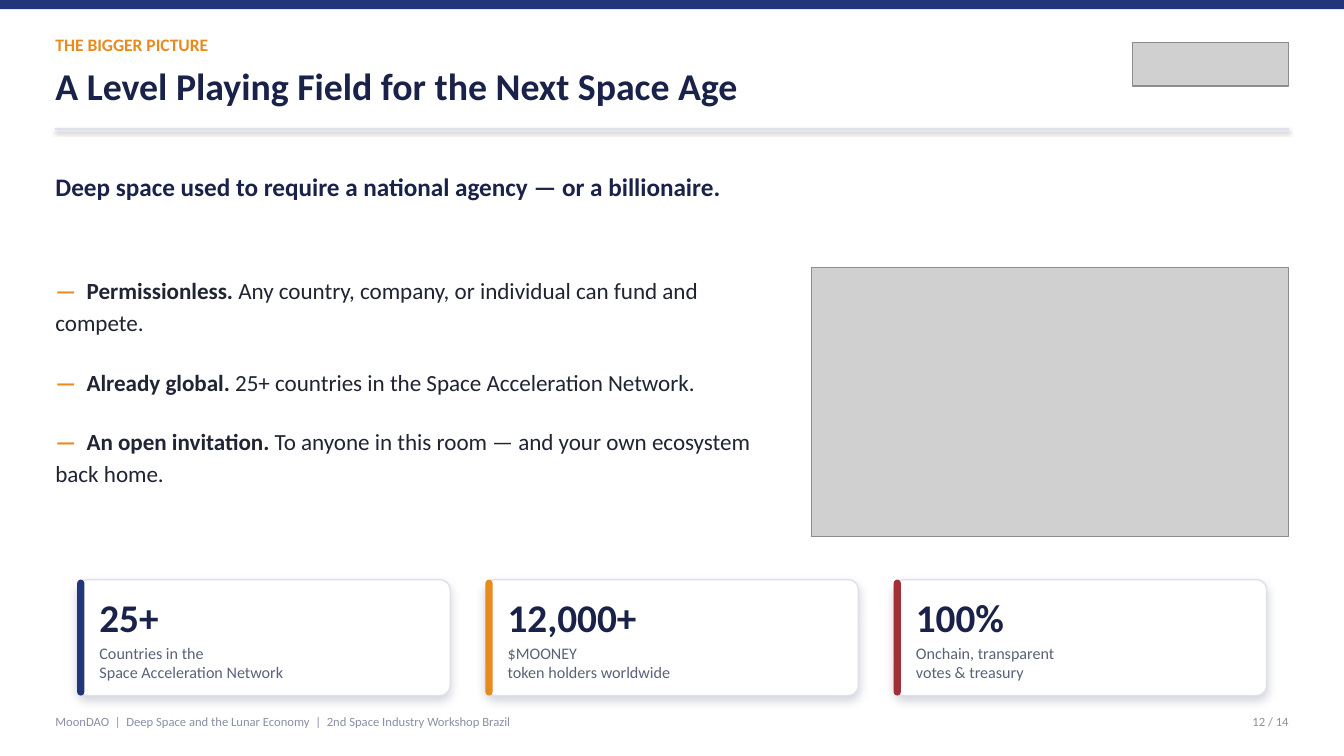
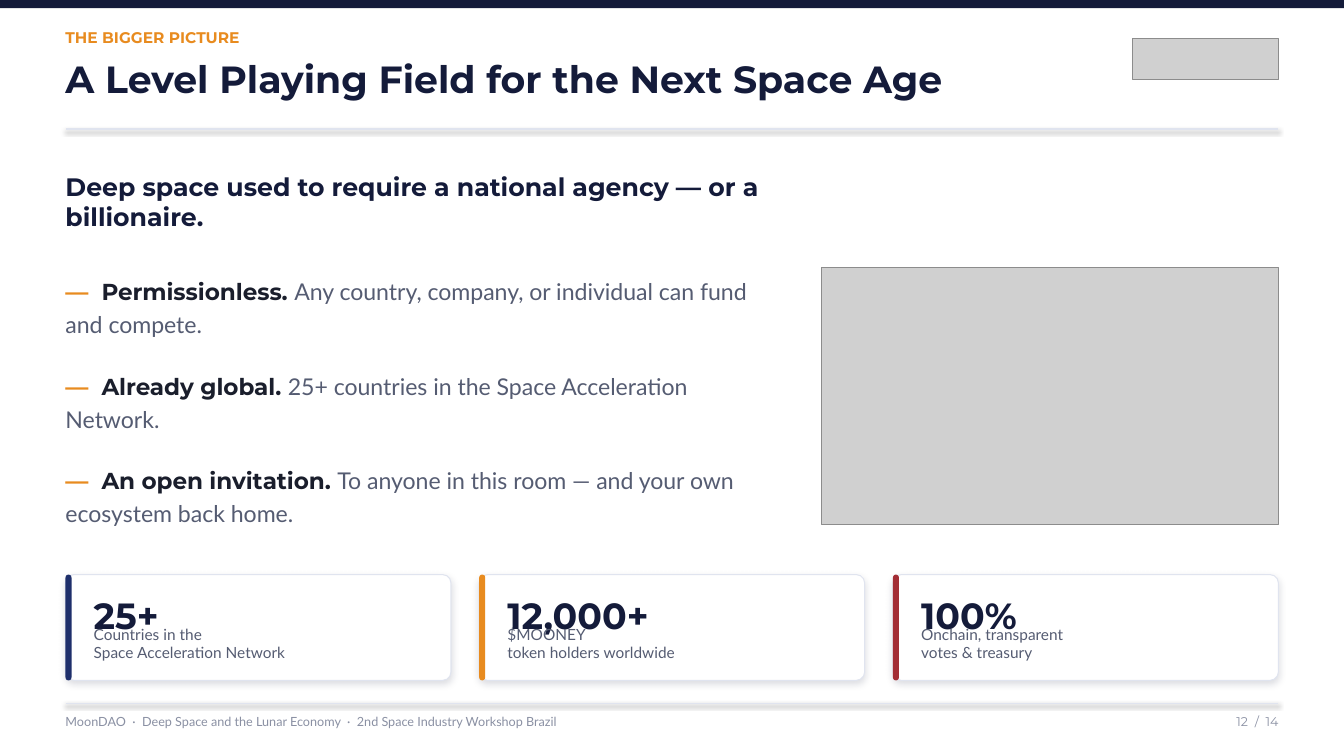
Before and after one commit to Official-MoonDao/MoonDAO, a slide deck: slide 12 of presentations/rio-innovation-week-2026/dist/MoonDAO_Rio_Innovation_Week.pptx. Drawn at 1344x756 pixels with LibreOffice and Linux fonts; fonts in the diff are those of the drawing; grey boxes stand for pictures. Boxes give left, top, right and bottom in pixels: in the first picture for what was removed or moved away, otherwise in the second. Text is boxed around its words. In the diff, an @@ line names an element or a change of style, - is before the commit and + after.

```diff
--- a/presentations/rio-innovation-week-2026/dist/MoonDAO_Rio_Innovation_Week.pptx
+++ b/presentations/rio-innovation-week-2026/dist/MoonDAO_Rio_Innovation_Week.pptx
@@ rectangle at (0, 0, 1344, 8): fill #22357A to #141B3A @@
@@ text "THE BIGGER PICTURE": place and size @@
-text "THE BIGGER PICTURE" at (55, 39, 208, 51)
+text "THE BIGGER PICTURE" at (65, 32, 240, 43)
@@ text "THE BIGGER PICTURE" at (65, 32, 240, 43): size 12.5 to 11 pt, font Calibri to Montserrat @@
@@ text "A Level Playing Field for ..." at (65, 63, 942, 101): font Calibri to Montserrat, text colour #1A224A to #141B3A @@
@@ text "A Level Playing Field for ...": place and size @@
-text "A Level Playing Field for ..." at (55, 73, 737, 107)
+text "A Level Playing Field for ..." at (65, 63, 942, 101)
@@ picture: place and size @@
-picture at (1132, 42, 1289, 86)
+picture at (1132, 38, 1278, 80)
@@ line moved from (55, 129) - (1289, 129) to (66, 129) - (1278, 129) @@
@@ line (66, 129) - (1278, 129): stroke #DDE1EC 1 pt to #E0E4EF 0.75 pt @@
@@ text "Deep space used to require ...": place and size @@
-text "Deep space used to require ..." at (55, 178, 720, 201)
+text "Deep space used to require ..." at (65, 176, 759, 227)
@@ text "Deep space used to require ..." at (65, 176, 759, 227): font Calibri to Montserrat, text colour #1A224A to #141B3A @@
@@ picture: place and size @@
-picture at (812, 267, 1289, 536)
+picture at (822, 267, 1278, 525)
@@ text "— Permissionless. Any country, company, ...": place and size @@
-text "— Permissionless. Any country, company, ..." at (55, 282, 750, 482)
+text "— Permissionless. Any country, company, ..." at (65, 282, 747, 526)
@@ text "— Permissionless. Any country, company, ..." at (65, 282, 747, 526): font Calibri to Montserrat in "— Permissionless.", "— Already global.", "— An open invitation."; font Calibri to Lato, text colour #202433 to #555C72 in "Any country, company, or individual can fund ...", "25+ countries in the Space Acceleration Network.", "To anyone in this room — and ..."; text colour #202433 to #1A1E2C in "Permissionless.", "Already global.", "An open invitation."; line spacing 1.15 to 1.2 @@
@@ outline #DDE1EC 1 pt to #E0E4EF 0.75 pt; proportions changed in 3 elements at (479, 575, 864, 681), (893, 575, 1278, 681), (66, 575, 451, 681) @@
@@ rounded rectangle: place and size @@
-rounded rectangle at (78, 580, 451, 696)
+rounded rectangle at (66, 575, 451, 681)
@@ rounded rectangle: place and size @@
-rounded rectangle at (78, 580, 85, 696)
+rounded rectangle at (66, 575, 72, 681)
@@ rounded rectangle at (66, 575, 72, 681): fill #22357A to #1E2F6B @@
@@ rounded rectangle: place and size @@
-rounded rectangle at (486, 580, 493, 696)
+rounded rectangle at (479, 575, 485, 681)
@@ rounded rectangle: place and size @@
-rounded rectangle at (486, 580, 859, 696)
+rounded rectangle at (479, 575, 864, 681)
@@ rounded rectangle: place and size @@
-rounded rectangle at (894, 580, 901, 696)
+rounded rectangle at (893, 575, 899, 681)
@@ rounded rectangle: place and size @@
-rounded rectangle at (894, 580, 1267, 696)
+rounded rectangle at (893, 575, 1278, 681)
@@ size 28 to 26 pt, font Calibri to Montserrat, text colour #1A224A to #141B3A in 3 elements at (507, 603, 648, 638), (94, 603, 159, 638), (921, 603, 1017, 638) @@
@@ text "Countries in the": place and size @@
-text "Countries in the" at (99, 648, 284, 681)
+text "Countries in the" at (94, 626, 285, 661)
@@ text "$MOONEY": place and size @@
-text "$MOONEY" at (508, 648, 670, 678)
+text "$MOONEY" at (507, 626, 675, 658)
@@ size 11.5 to 11 pt, font Calibri to Lato, text colour #5B6278 to #555C72 in 3 elements at (507, 626, 675, 658), (94, 626, 285, 661), (921, 626, 1063, 661) @@
@@ text "Onchain, transparent": place and size @@
-text "Onchain, transparent" at (916, 648, 1054, 681)
+text "Onchain, transparent" at (921, 626, 1063, 661)
@@ text at (65, 717, 556, 728): text changed; font Calibri to Lato @@
-MoonDAO | Deep Space and the Lunar Economy | 2nd Space Industry Workshop Brazil
+MoonDAO · Deep Space and the Lunar Economy · 2nd Space Industry Workshop Brazil
@@ line added from (66, 704) to (1278, 704), #E0E4EF 0.75 pt @@
@@ text "12 / 14": place and size @@
-text "12 / 14" at (1252, 718, 1289, 726)
+text "12 / 14" at (1236, 717, 1279, 726)
@@ text "12 / 14" at (1236, 717, 1279, 726): font Calibri to Montserrat @@
```
Also in this commit, not shown: 13 other slides changed, 6 other files.
